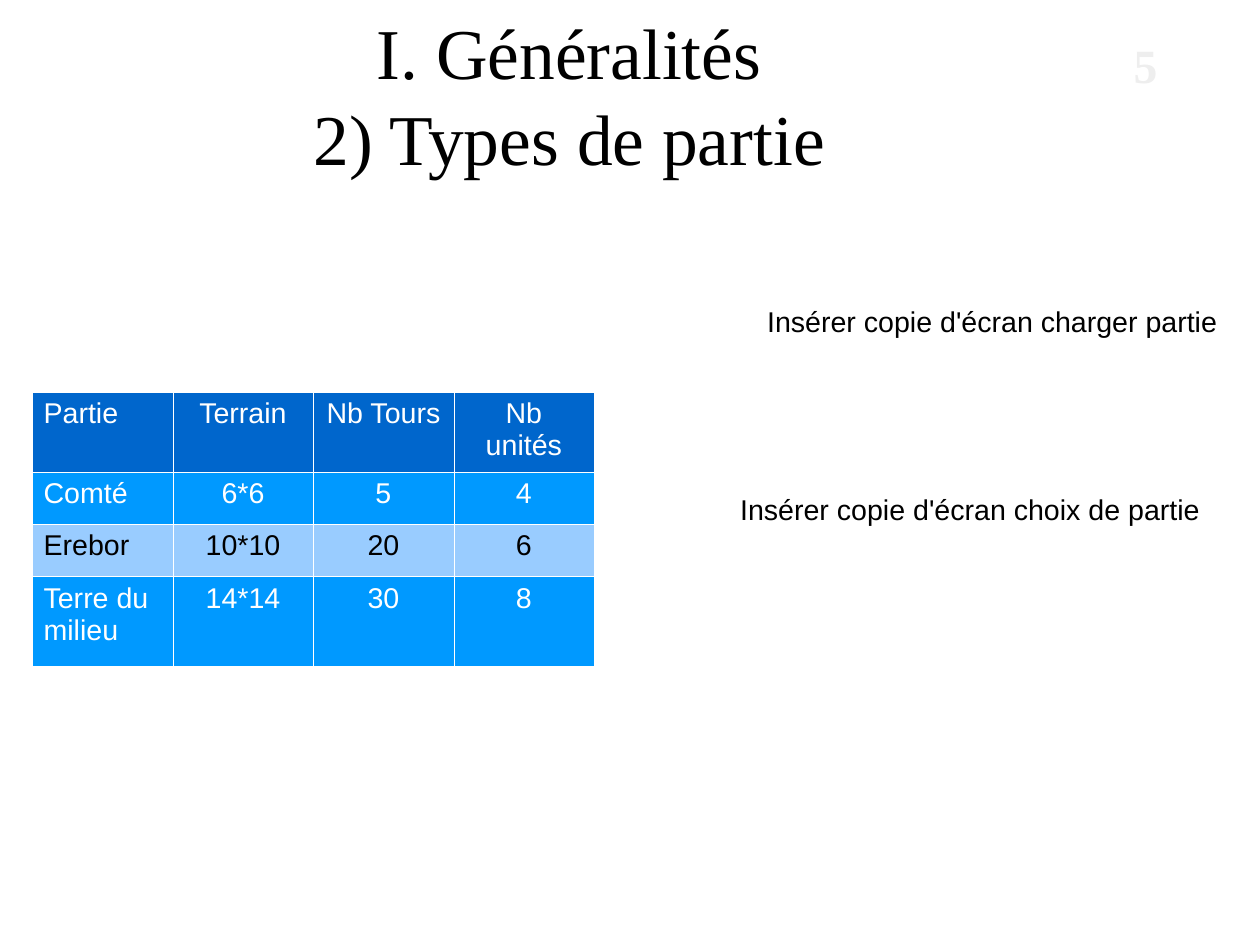
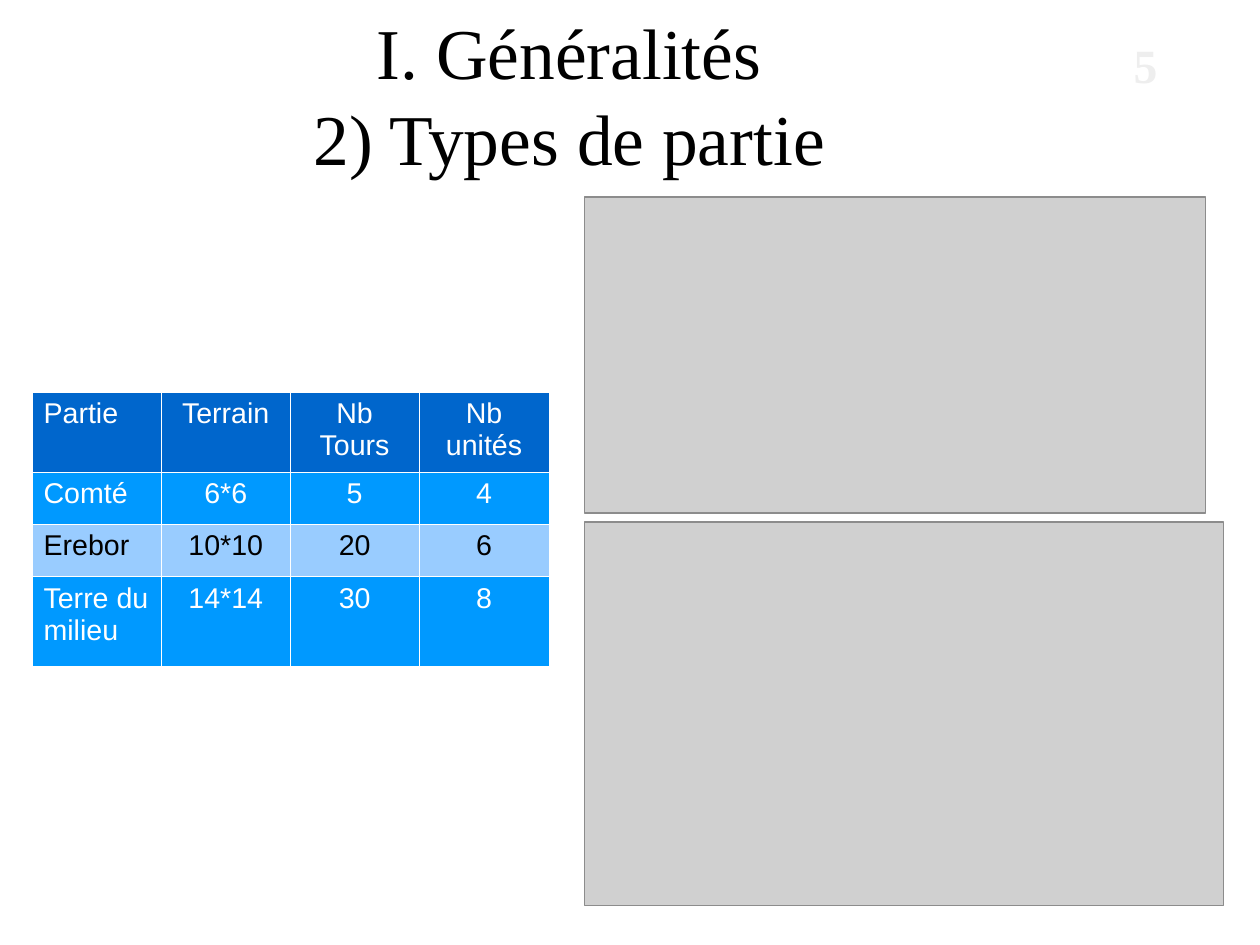
Before and after one commit to alexandreAudinot/projetPOOAudSee, a slide deck: slide 5 of Rapports/Documentation/diapo.odp. Drawn at 1260x945 pixels with LibreOffice and Linux fonts; fonts in the diff are those of the drawing; grey boxes stand for pictures; background and template pictures are left out. Boxes give left, top, right and bottom in pixels: in the first picture for what was removed or moved away, otherwise in the second. Text is boxed around its words. In the diff, an @@ line names an element or a change of style, - is before the commit and + after.

```diff
--- a/Rapports/Documentation/diapo.odp
+++ b/Rapports/Documentation/diapo.odp
@@ picture added at [585,197,1206,512] @@
@@ text removed at [767,311,1217,338] @@
-Insérer copie d'écran charger partie
@@ table: place and size @@
-table at [32,392,595,662]
+table at [32,392,550,662]
@@ text removed at [740,499,1199,525] @@
-Insérer copie d'écran choix de partie
@@ picture added at [585,523,1225,906] @@
```
Also in this commit, not shown: 6 other slides changed, 14 other files.
